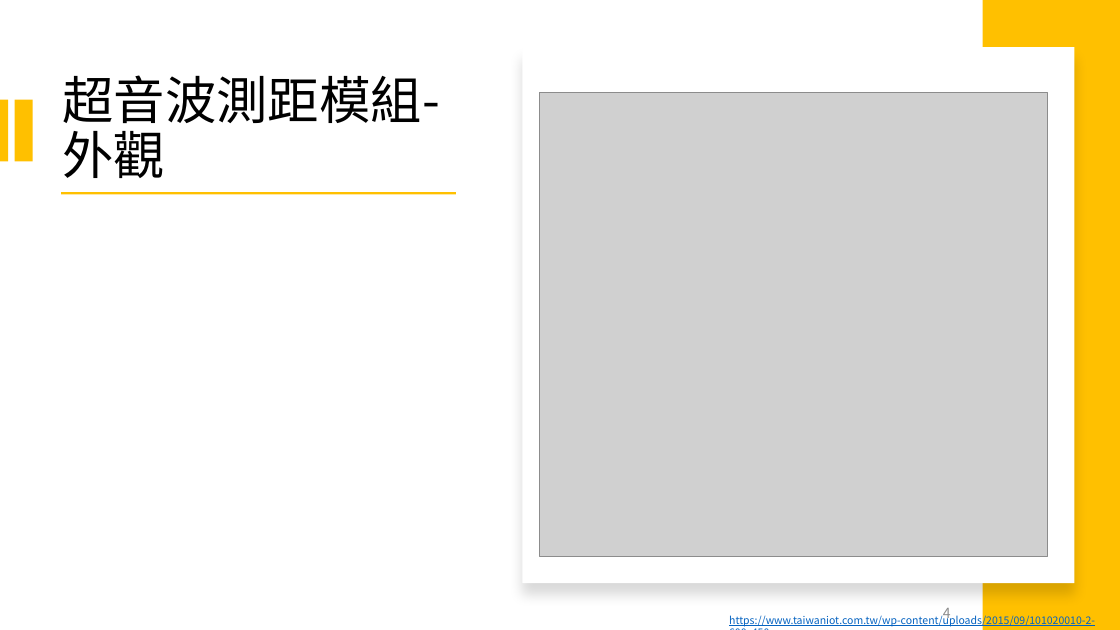
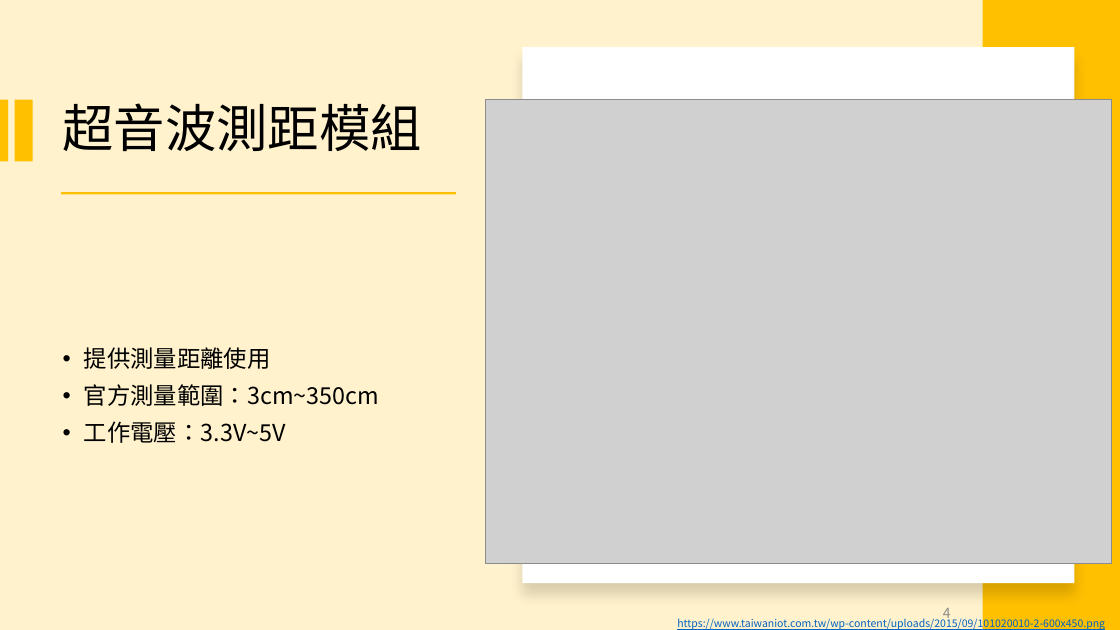
Before and after one commit to ParkerMactavish/Computer-Organization, a slide deck: slide 4 of ARC IoTDK Lab2.pptx. Drawn at 1120x630 pixels with LibreOffice and Linux fonts; fonts in the diff are those of the drawing; grey boxes stand for pictures. Boxes give left, top, right and bottom in pixels: in the first picture for what was removed or moved away, otherwise in the second. Text is boxed around its words. In the diff, an @@ line names an element or a change of style, - is before the commit and + after.

```diff
--- a/ARC IoTDK Lab2.pptx
+++ b/ARC IoTDK Lab2.pptx
@@ background #FFFFFF to #FFF2CC @@
@@ title at (63,103,422,151): text changed @@
-超音波測距模組-
-外觀
+超音波測距模組
@@ picture: place and size @@
-picture at (539,92,1048,557)
+picture at (486,99,1112,564)
@@ text added at (84,347,380,443), 20 pt, text #000000 @@
+• 提供測量距離使用
+• 官方測量範圍：3cm~350cm
+• 工作電壓：3.3V~5V
@@ text "https://www.taiwaniot.com.tw/wp-content/uploads/2015/09/1010 ..." rewrapped from (729,613,1095,627) to (677,617,1105,630) @@
```
Also in this commit, not shown: 28 other slides changed.
